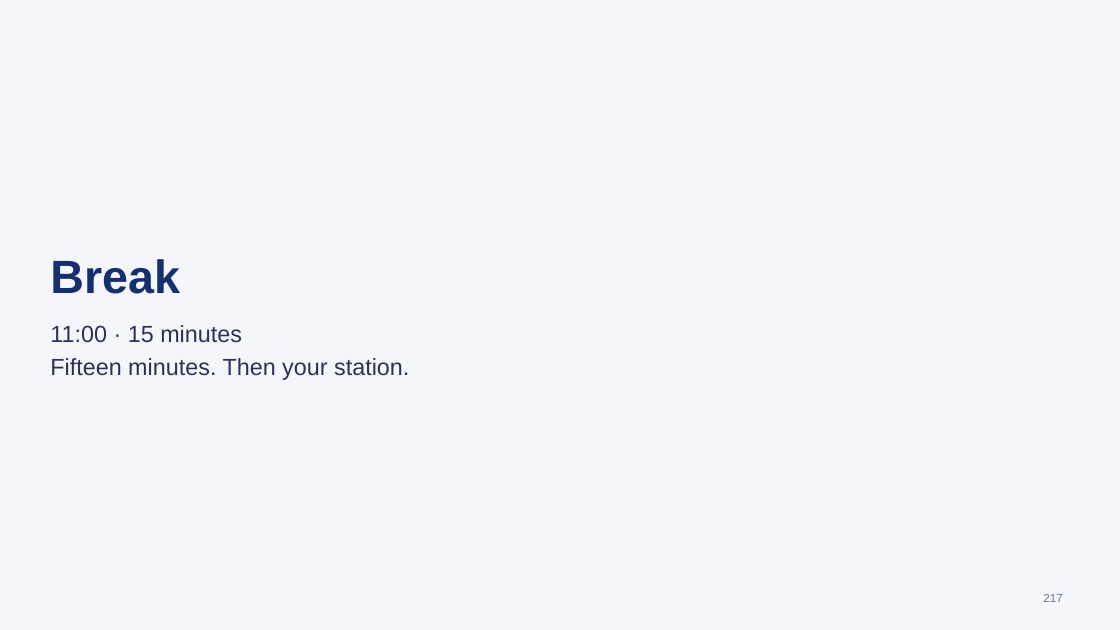
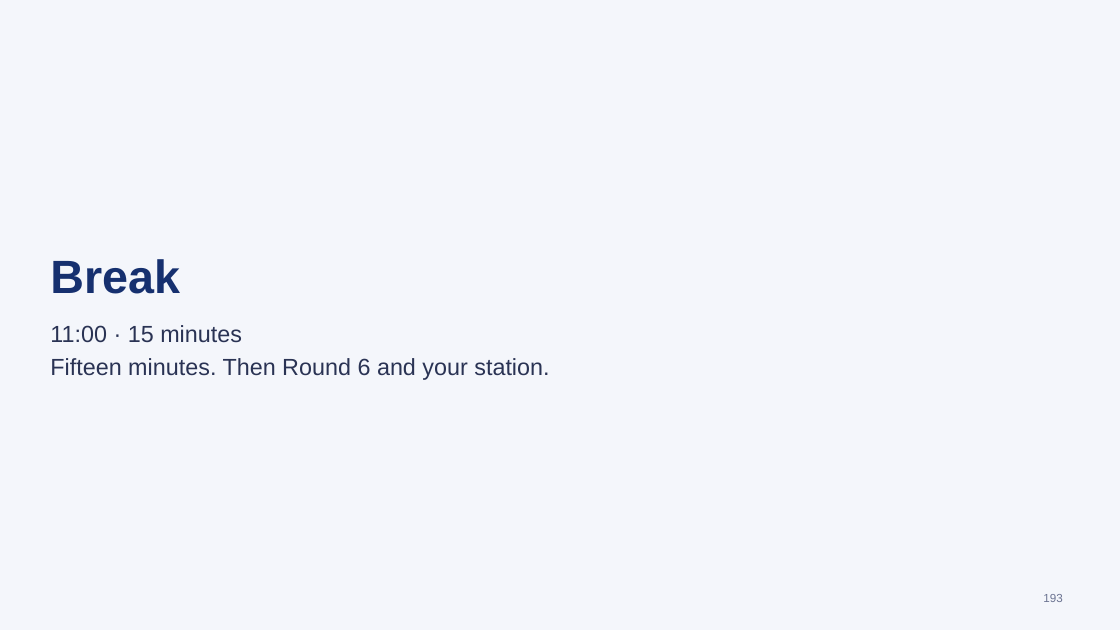
Before and after one commit to Iced377/bibf-arla, a slide deck: slide 193 of outputs/BIBF-Arla-Facilitator.pptx (slide 217 before the commit). Drawn at 1120x630 pixels with LibreOffice and Linux fonts; fonts in the diff are those of the drawing. Boxes give left, top, right and bottom in pixels: in the first picture for what was removed or moved away, otherwise in the second. Text is boxed around its words. In the diff, an @@ line names an element or a change of style, - is before the commit and + after.

```diff
--- a/outputs/BIBF-Arla-Facilitator.pptx
+++ b/outputs/BIBF-Arla-Facilitator.pptx
@@ text at [50,358,549,380]: text changed @@
-Fifteen minutes. Then your station.
+Fifteen minutes. Then Round 6 and your station.
@@ page number at [1043,594,1062,602]: text changed @@
-217
+193
```
Also in this commit, not shown: 13 other slides changed, 1 slide added, 1 slide removed, 5 other files.
